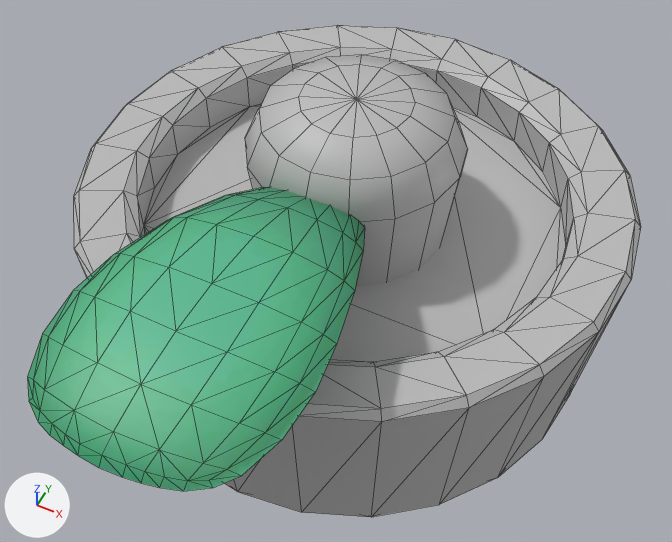
An edit to the FBX model Assets/GameAssets/Models/Flower_Green.fbx, drawn before and after from the same camera.
Rendered twice from a 50 mm camera at (0.0566, -0.1213, 0.1631) aimed at (0.0026, -0.0133, 0.0282). Every picture has the same lights, and +X, +Y and +Z are marked at lower left. Mesh edges are drawn as thin lines. Where no turn or scale is listed for an object, it has been applied to the vertices. Vertices at the same position are counted once.

Script lines for the objects in view, before the commit:
```python
me_mesh = bpy.data.meshes.new('Mesh')
me_mesh.from_pydata(...)  # 103 vertices, 168 faces; spans x -0.0209..0.0208, y -0.0786..-0.0096, z 0.0441..0.0597
me_mesh.materials.append(mat_lambert6)  # picture img_flower_shape_01_style_01_png
me_mesh_001 = bpy.data.meshes.new('Mesh.001')
me_mesh_001.from_pydata(...)  # 156 vertices, 304 faces; spans x -0.0546..0.0546, y -0.0539..0.0539, z 0.0002..0.04
me_mesh_001.materials.append(mat_lambert1)  # grey #bcbcbc
me_mesh_002 = bpy.data.meshes.new('Mesh.002')
me_mesh_002.from_pydata(...)  # 65 vertices, 64 faces; spans x -0.0208..0.0208, y -0.0208..0.0208, z 0.0435..0.0852
me_mesh_002.materials.append(mat_lambert1)  # grey #bcbcbc
ob_flower_pot_0 = bpy.data.objects.new('Flower_Pot_0', me_mesh_001)
ob_flower_pot_0.location = (0.0, 0.0, 0.0)
ob_pcylinder1 = bpy.data.objects.new('pCylinder1', me_mesh_002)
ob_pcylinder1.location = (0.0, 0.0, -0.0258)
ob_petal_01__3375_petal_01_6 = bpy.data.objects.new('Petal_01__3375_Petal_01_6', me_mesh)
ob_petal_01__3375_petal_01_6.location = (0.0, 0.0, 0.0)
```
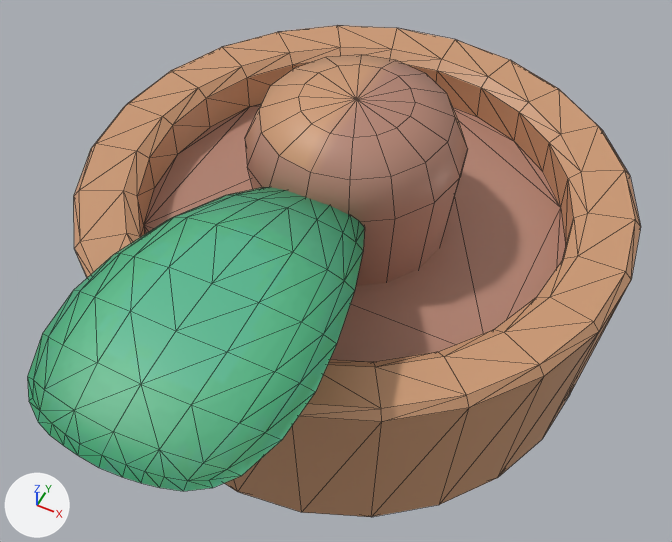
Pixel boxes (x1, y1, x2, y2) of what changed, in the pictures (672 x 542 px):
'Flower_Pot_0', recoloured, surface changed (grey to brown)
    both: (74, 25, 641, 517)
'pCylinder1', recoloured (grey to beige)
    both: (245, 55, 468, 286)

What the commit changed:
Picture 'T_pot.png' (img_t_pot_png) is new.
Material 'lambert7' (mat_lambert7) is new.
Its texture is img_t_pot_png.
me_mesh_002 has 65 vertices, 64 faces and spans x -0.0208..0.0208, y -0.0208..0.0208, z 0.0435..0.0852.
me_mesh_002 no longer uses material mat_lambert1 (grey #bcbcbc).
me_mesh_002 now uses material mat_lambert7 (picture img_t_pot_png).
me_mesh_001 has 156 vertices, 304 faces and spans x -0.0546..0.0546, y -0.0539..0.0539, z 0.0002..0.04.
me_mesh_001 is used by ob_flower_pot_0; location (0.0, 0.0, 0.0).
me_mesh_001 no longer uses material mat_lambert1 (grey #bcbcbc).
me_mesh_001 part 1: texture (UV) coordinates of 260 of 304 faces, centred in x -0.0535..0.0535, y -0.0528..0.0528, z 0.0007..0.0399, changed; they spanned u 0.79..0.94, v 0.06..0.1 and now span u 0.11..0.26, v 0.06..0.1.
me_mesh_001 now uses material mat_lambert7 (picture img_t_pot_png).
